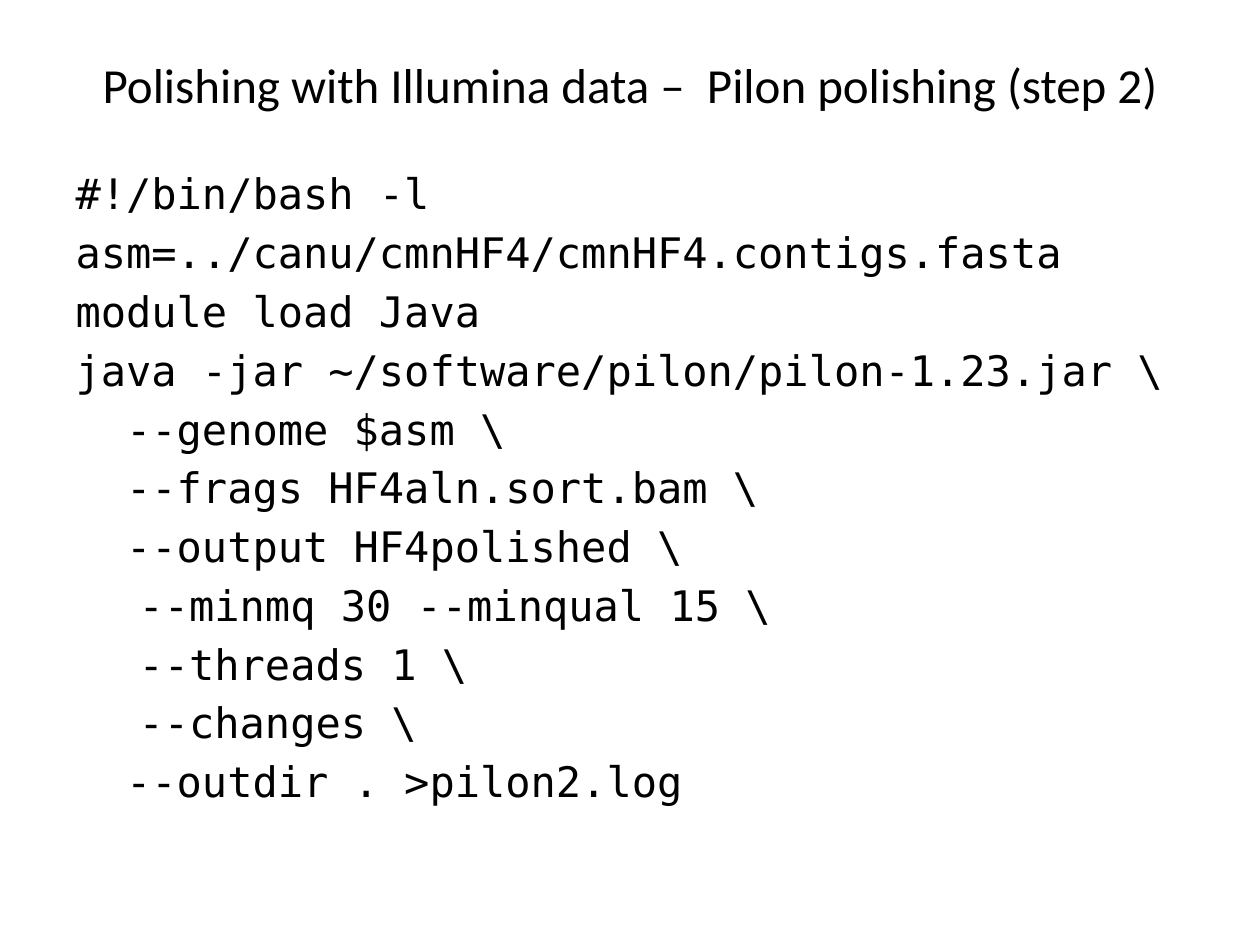
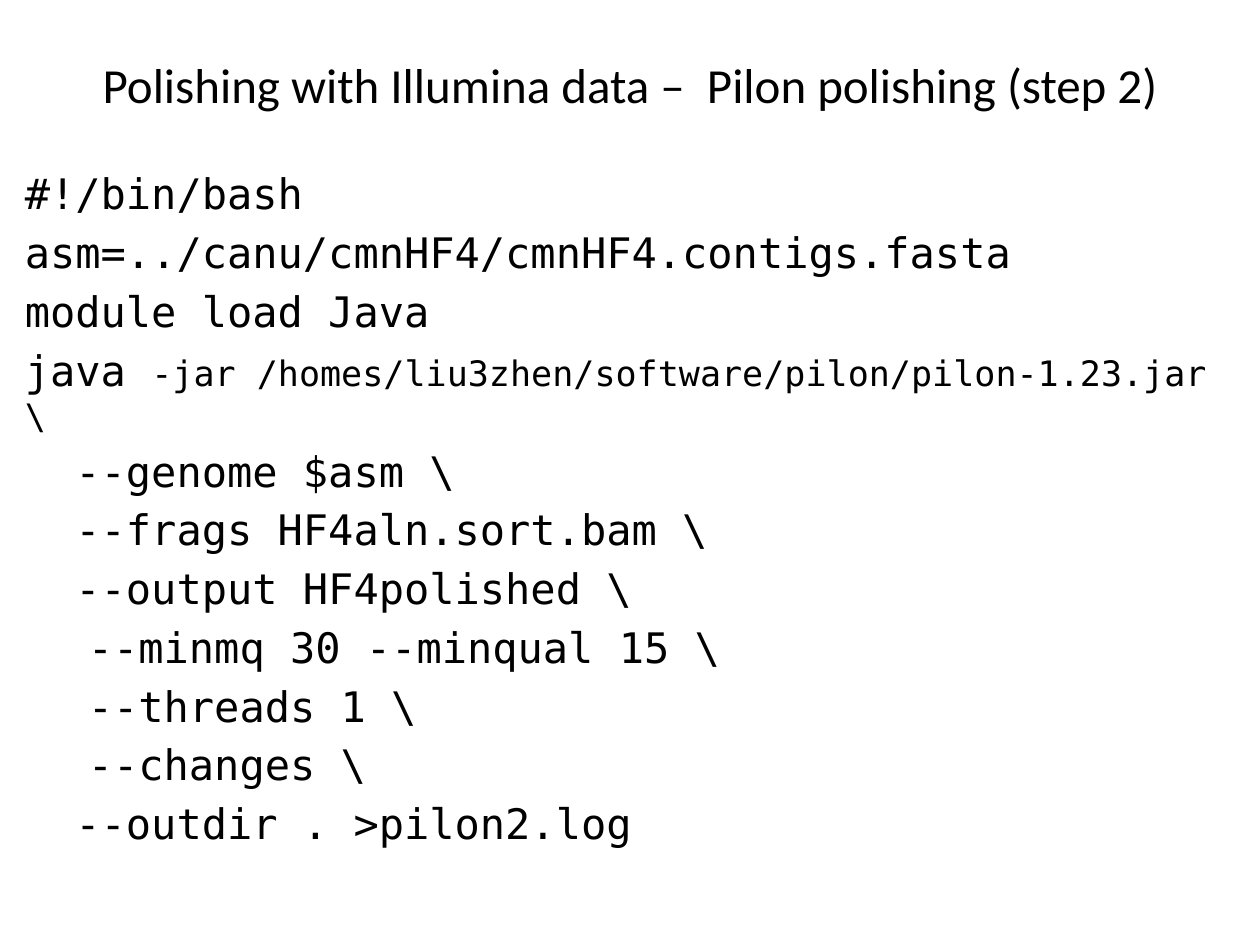
Before and after one commit to liu3zhenlab/teaching, a slide deck: slide 27 of PLPTH813Bioinformatis/2021/labs/lab10_assembly.pptx. Drawn at 1260x945 pixels with LibreOffice and Linux fonts; fonts in the diff are those of the drawing. Boxes give left, top, right and bottom in pixels: in the first picture for what was removed or moved away, otherwise in the second. Text is boxed around its words. In the diff, an @@ line names an element or a change of style, - is before the commit and + after.

```diff
--- a/PLPTH813Bioinformatis/2021/labs/lab10_assembly.pptx
+++ b/PLPTH813Bioinformatis/2021/labs/lab10_assembly.pptx
@@ text "#!/bin/bash": place and size @@
-text "#!/bin/bash" at (76,177,1112,806)
+text "#!/bin/bash" at (25,177,1207,848)
@@ text at (25,177,303,213): text changed @@
-#!/bin/bash -l
+#!/bin/bash
@@ text at (25,354,1207,395): text changed; size 24 to 20 pt @@
-java -jar ~/software/pilon/pilon-1.23.jar \
+java -jar /homes/liu3zhen/software/pilon/pilon-1.23.jar \
```
Also in this commit, not shown: 7 other slides changed, 1 slide removed, 6 other files.
